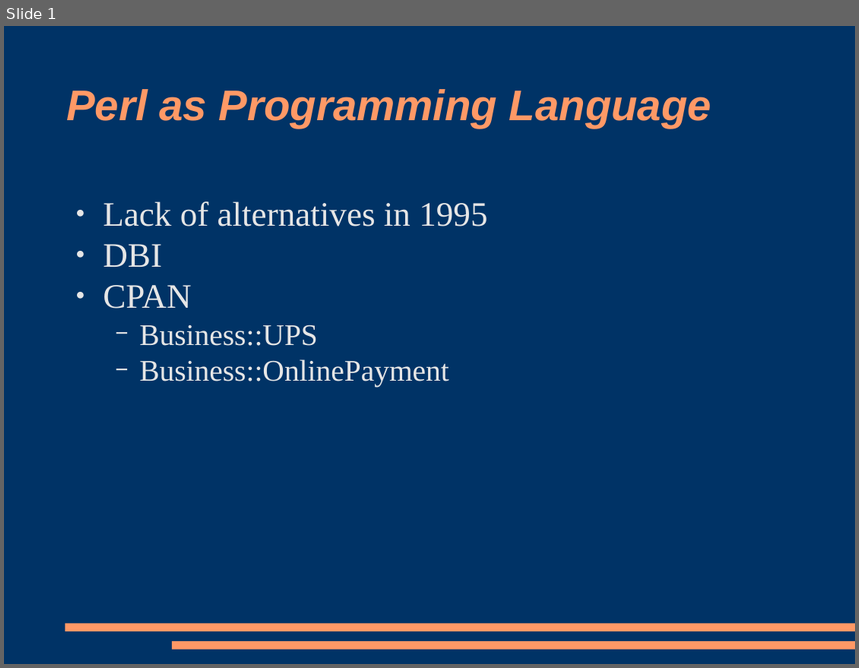
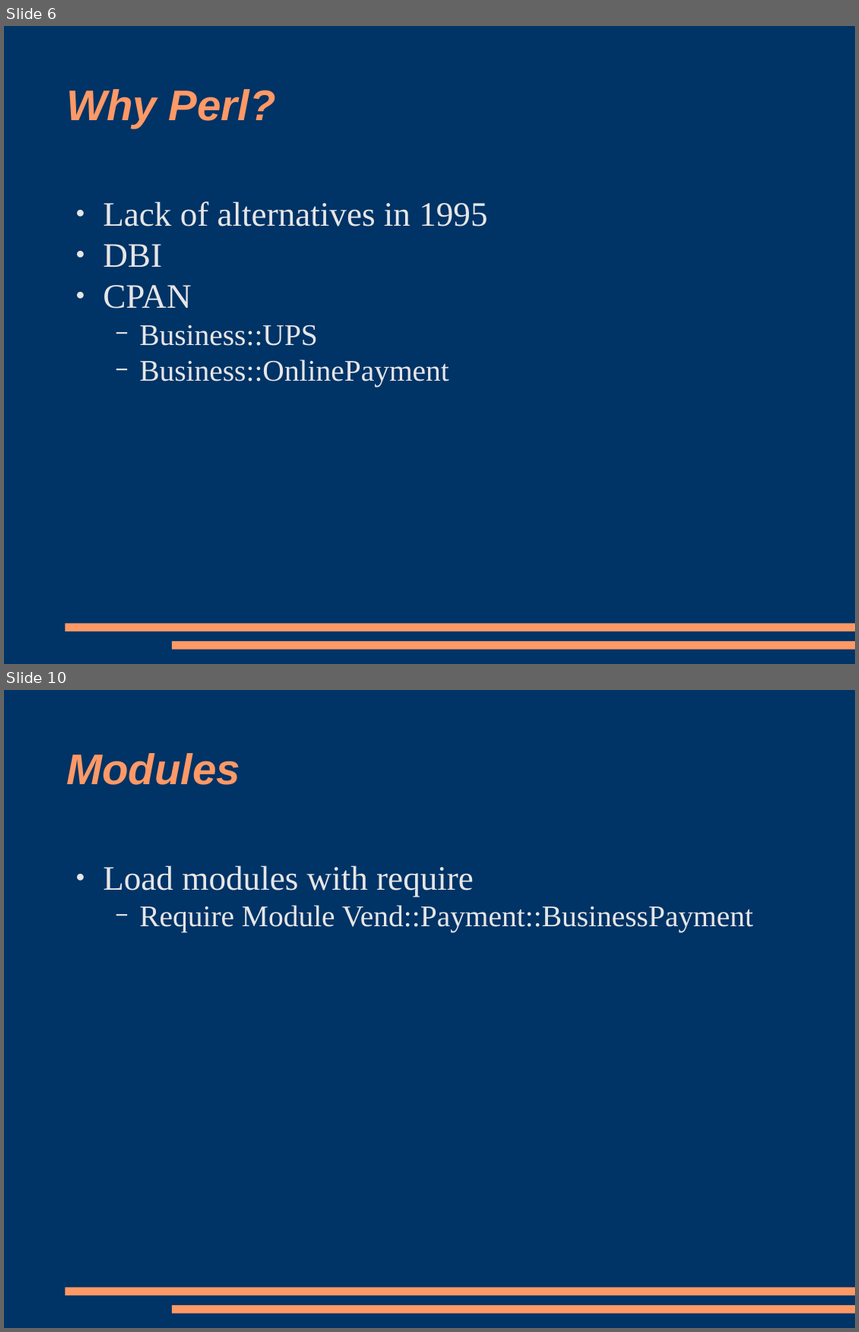
Before and after one commit to racke/Presentations, a slide deck: yapc2008/interchange.odp. Shown one above the other, each under a label of ours: slide 1 before the commit, slides 6 and 10 after it; the slides between them are not shown. The pictures are 859x668 and 859x1332 pixels, drawn with LibreOffice and Linux fonts; fonts in the diff are those of the drawing. Boxes give left, top, right and bottom in pixels: in the first picture for what was removed or moved away, otherwise in the second. Text is boxed around its words. In the diff, an @@ line names an element or a change of style, - is before the commit and + after.

```diff
--- a/yapc2008/interchange.odp
+++ b/yapc2008/interchange.odp
@@ slide 10 added at bbox=[4, 690, 855, 1328], background #003366; not listed: 2 template elements that a slide beside it also shows @@
@@ title added at bbox=[66, 753, 240, 785], 40 pt, text #FF9966, bold, italic @@
+Modules
@@ text added at bbox=[103, 866, 753, 933], 28 pt, text #E6E6E6 @@
+● Load modules with require
+  − Require Module Vend::Payment::BusinessPayment
@@ what was slide 1 is now slide 6 @@
@@ slide 6 changed as well @@
@@ title at bbox=[66, 89, 276, 128]: text changed @@
-Perl as Programming Language
+Why Perl?
```
Also in this commit, not shown: 12 other slides added, 1 slide removed, 1 other file.
